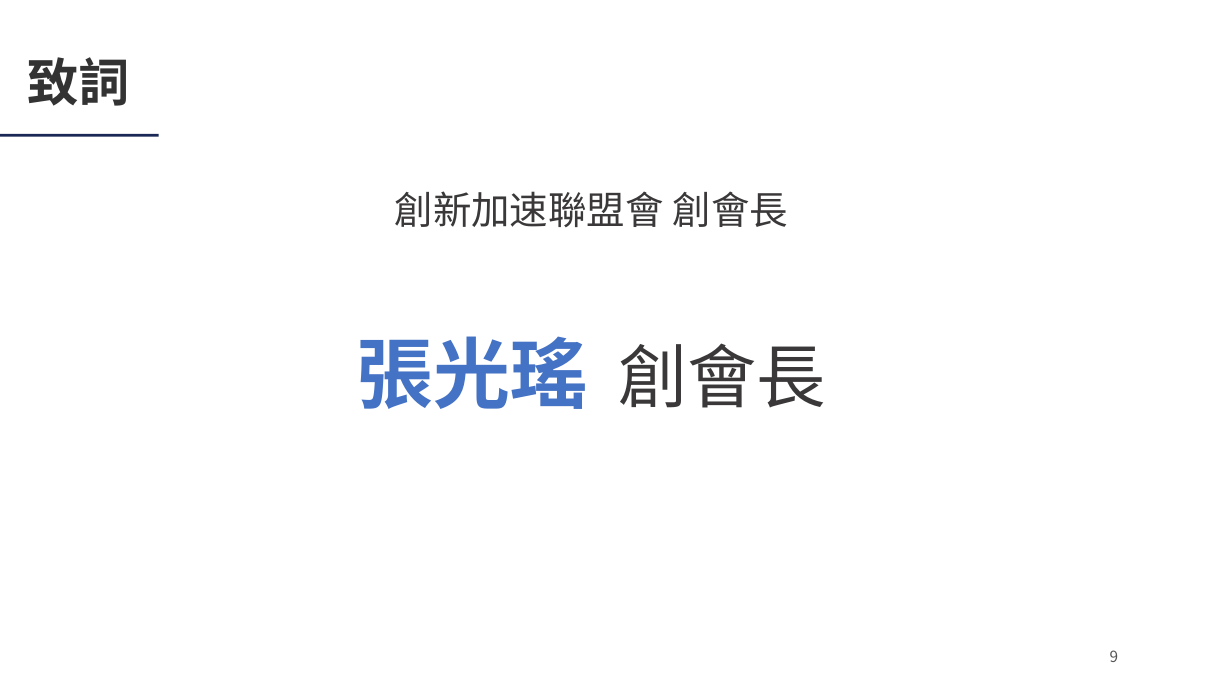
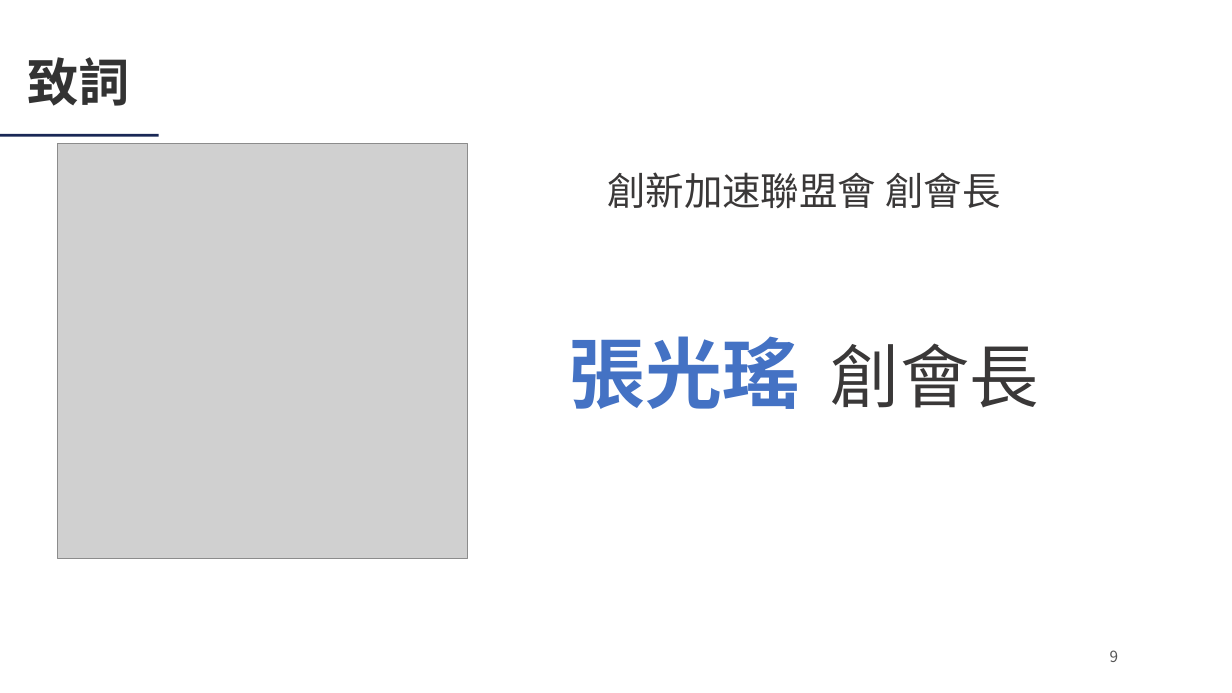
Before and after one commit to Ericliang680928/IAA, a slide deck: slide 9 of 20261204/agm/IAA會員大會簡報_20261204.pptx. Drawn at 1232x693 pixels with LibreOffice and Linux fonts; fonts in the diff are those of the drawing; grey boxes stand for pictures; background and template pictures are left out. Boxes give left, top, right and bottom in pixels: in the first picture for what was removed or moved away, otherwise in the second. Text is boxed around its words. In the diff, an @@ line names an element or a change of style, - is before the commit and + after.

```diff
--- a/20261204/agm/IAA會員大會簡報_20261204.pptx
+++ b/20261204/agm/IAA會員大會簡報_20261204.pptx
@@ picture added at (x1=57, y1=143, x2=468, y2=559) @@
@@ text "創新加速聯盟會 創會長" moved from (x1=395, y1=191, x2=788, y2=227) to (x1=607, y1=172, x2=1000, y2=208) @@
@@ text "張光瑤 創會長" moved from (x1=356, y1=336, x2=826, y2=409) to (x1=569, y1=336, x2=1039, y2=409) @@
```
Also in this commit, not shown: 6 other slides changed, 3 other files.
